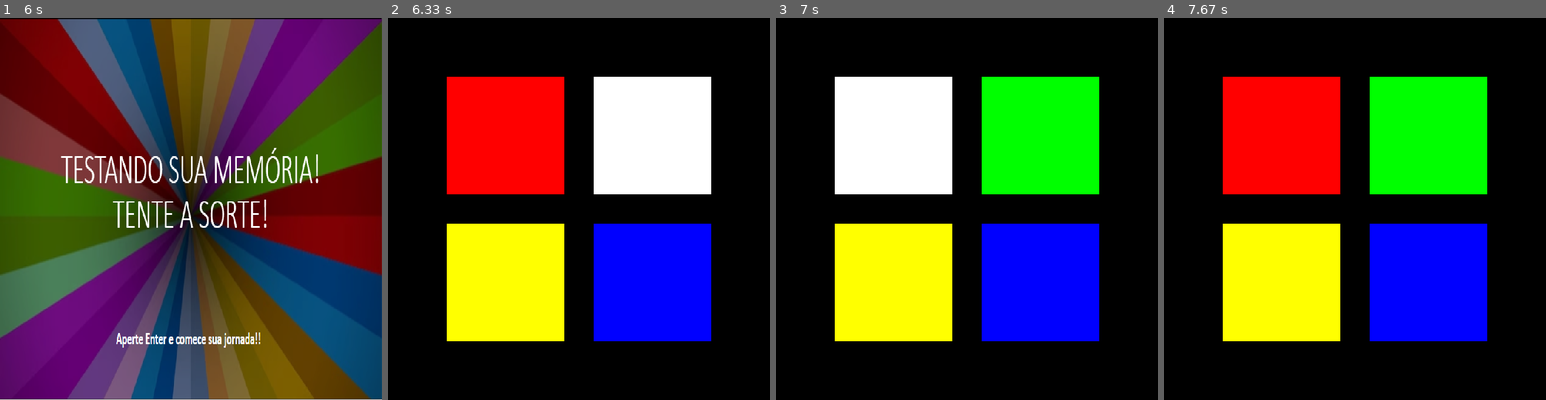
Above: before the commit, frames 1-4 (left to right).
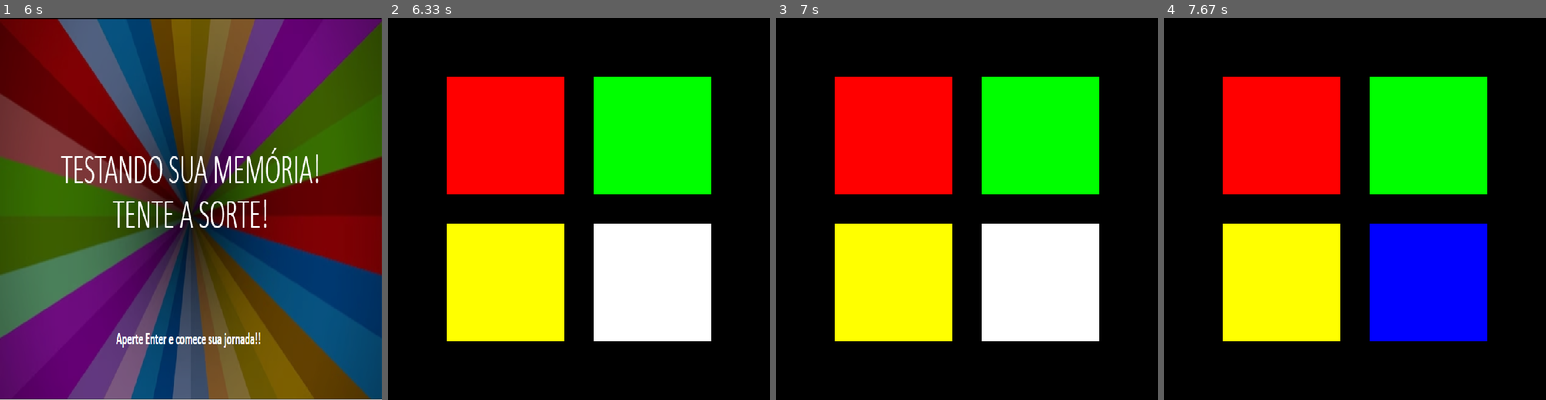
Above: after the commit, the same moments.

Repository: CaioNovelli/Projeto_Final_Pygame
Game: pygame game, started from Código Pygame.py
Two runs of this game, one before a commit and one after it. Both use one fixed random seed, a clock stepped at 60 frames per second and the inputs below.
Inputs (mouse positions are in pixels of both pictures, inside the frame that each line leads up to):
- Up to frame 1 (6 s): tap Enter at 0.33, 5.67 s; click (229, 293) at 0.72 s; click (99, 132) at 2.05 s
- Up to frame 2 (6.33 s): tap Enter at 6 s
- Up to frame 3 (7 s): click (1070, 251) at 6.38 s
- Up to frame 4 (7.67 s): no input

Frame 1 is identical in both runs. In frame 2, 19% of the frame differs, in the area x 53-85%, y 15-85%; in frame 3, 19%; in frame 4, nothing differs.

Commit message:
Concertando o clear da lista ao reiniciar.

Diff:
--- a/Código Pygame.py
+++ b/Código Pygame.py
@@ -151,6 +151,7 @@
 
                 if event.type == pygame.KEYDOWN:
                     if event.key == 13:
+                        lista_sorteio.clear()
                         estado = 'tela inicial'
 
 
